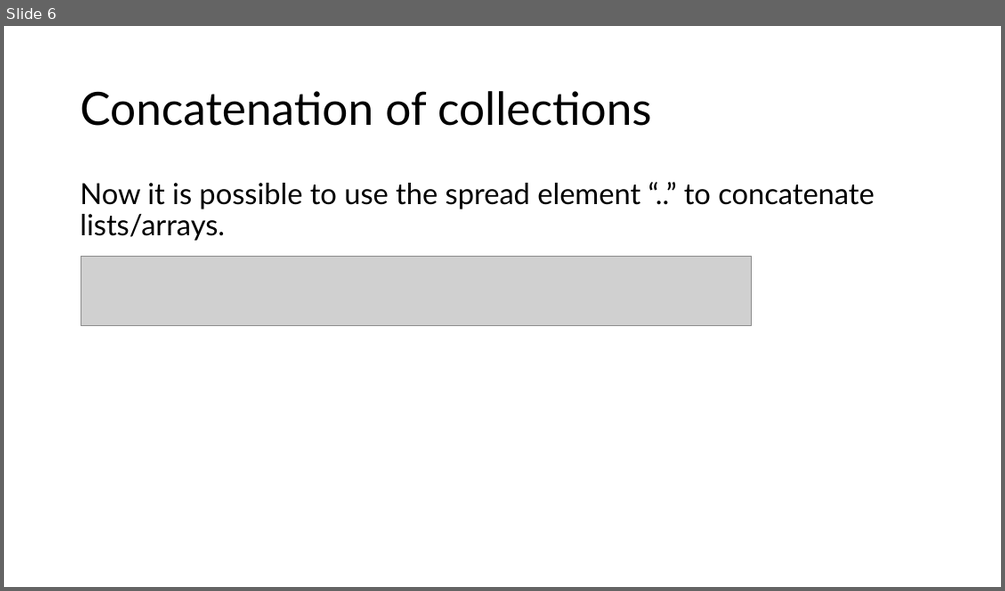
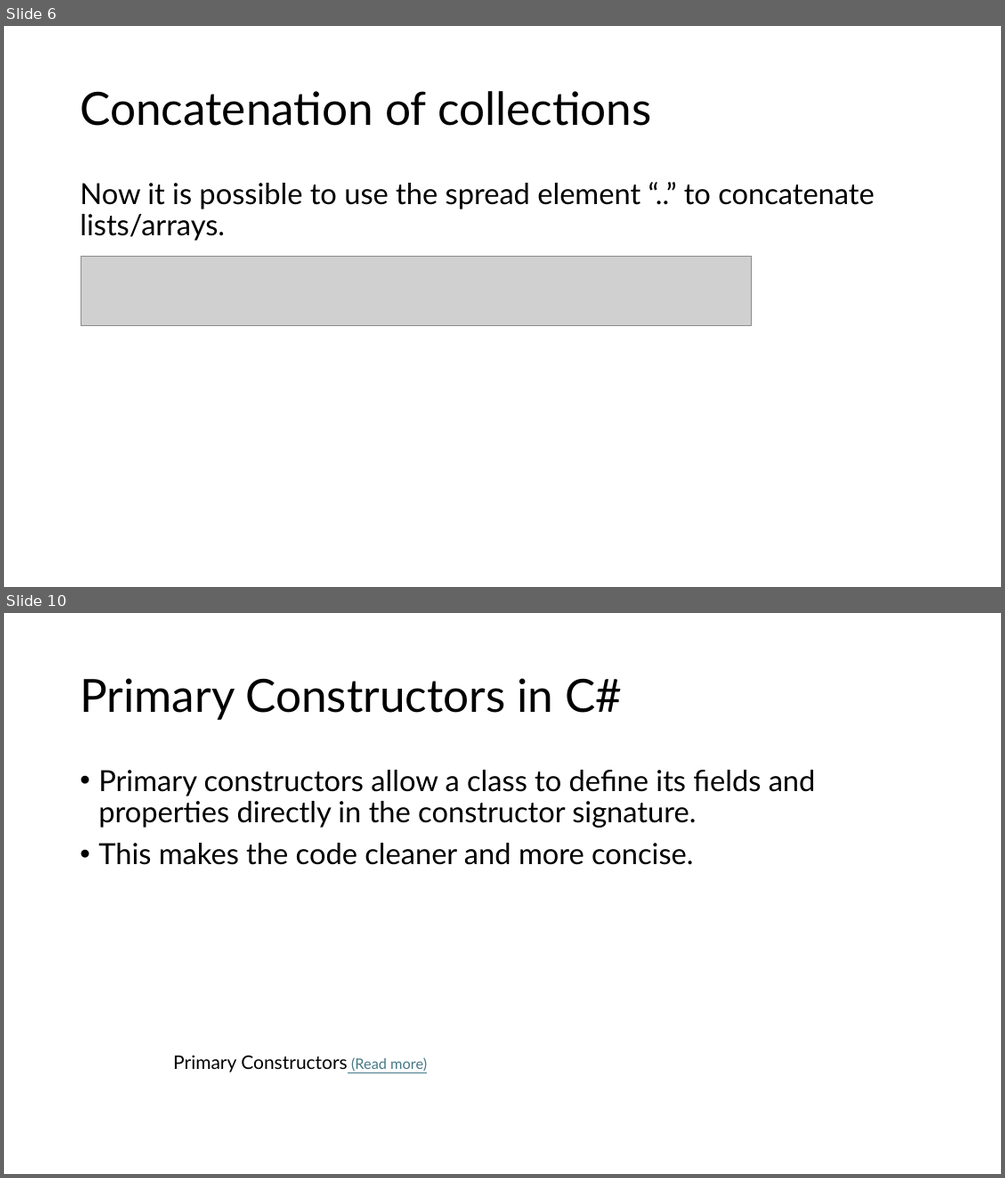
Before and after one commit to LuisSouto/C-sharp-new-features, a slide deck: slides.pptx. Shown one above the other, each under a label of ours: slide 6 before the commit, slides 6 and 10 after it; the slides between them are not shown. The pictures are 1005x591 and 1005x1178 pixels, drawn with LibreOffice and Linux fonts; fonts in the diff are those of the drawing; grey boxes stand for pictures. Boxes give left, top, right and bottom in pixels: in the first picture for what was removed or moved away, otherwise in the second. Text is boxed around its words. In the diff, an @@ line names an element or a change of style, - is before the commit and + after.

```diff
--- a/slides.pptx
+++ b/slides.pptx
@@ slide 10 added at (x1=4, y1=613, x2=1001, y2=1174), background #FFFFFF @@
@@ title added at (x1=80, y1=678, x2=623, y2=720), 44 pt, text #000000 @@
+Primary Constructors in C#
@@ text added at (x1=98, y1=770, x2=816, y2=865), 28 pt, text #000000 @@
+• Primary constructors allow a class to define its fields and properties directly in the constructor signature.
+• This makes the code cleaner and more concise.
@@ text added at (x1=173, y1=1054, x2=427, y2=1072), 18 pt, text #000000 @@
+Primary Constructors (Read more)
```
Also in this commit, not shown: 7 other slides added, 1 other file.
